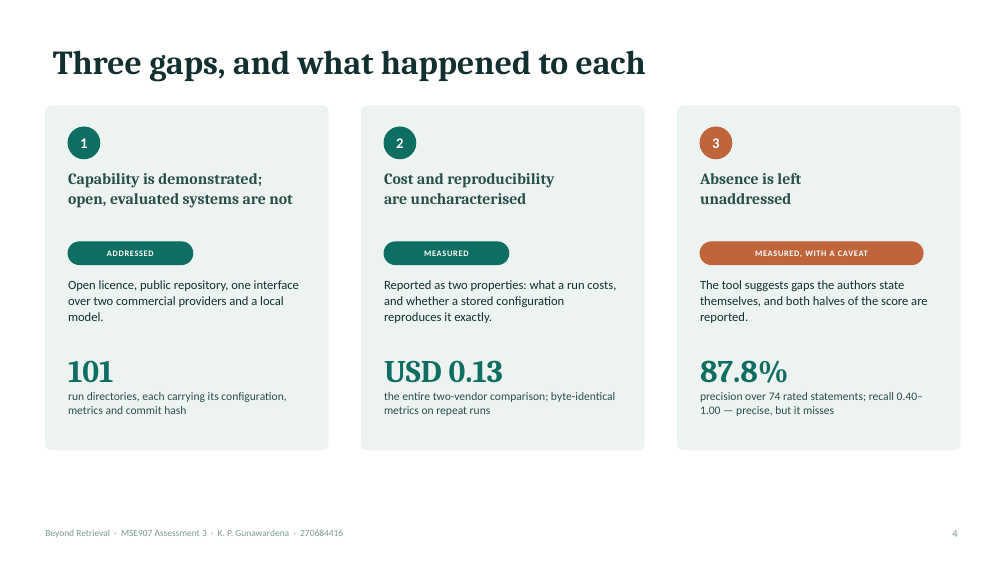
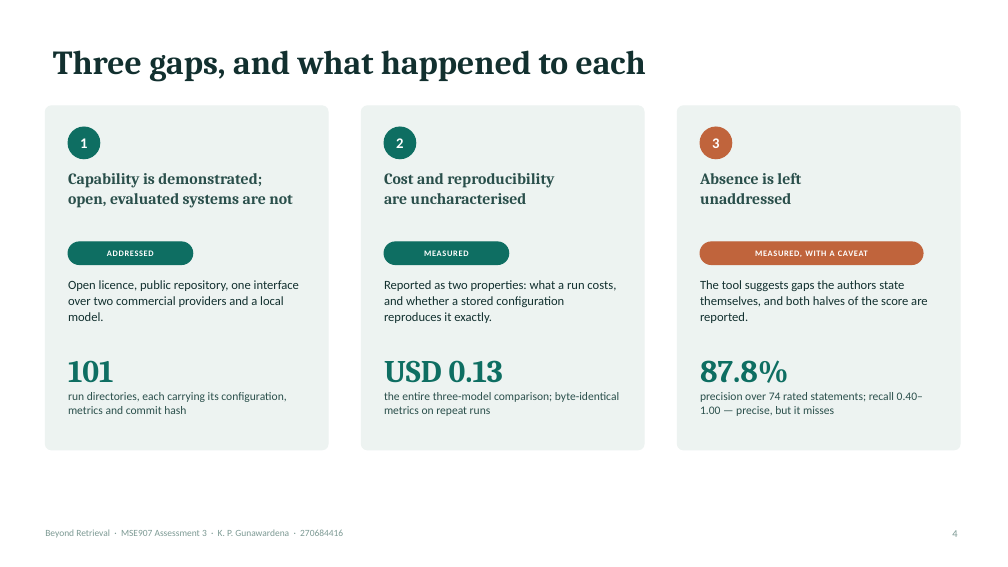
Before and after one commit to KavinduPehesara/Beyond-Retrieval, a slide deck: slide 4 of reports/presentation/Beyond-Retrieval-Assessment3.pptx. Drawn at 1008x567 pixels with LibreOffice and Linux fonts; fonts in the diff are those of the drawing. Boxes give left, top, right and bottom in pixels: in the first picture for what was removed or moved away, otherwise in the second. Text is boxed around its words. In the diff, an @@ line names an element or a change of style, - is before the commit and + after.

```diff
--- a/reports/presentation/Beyond-Retrieval-Assessment3.pptx
+++ b/reports/presentation/Beyond-Retrieval-Assessment3.pptx
@@ text at (384, 392, 619, 416): text changed @@
-the entire two-vendor comparison; byte-identical metrics on repeat runs
+the entire three-model comparison; byte-identical metrics on repeat runs
```
Also in this commit, not shown: 2 other slides changed, 2 other files.
